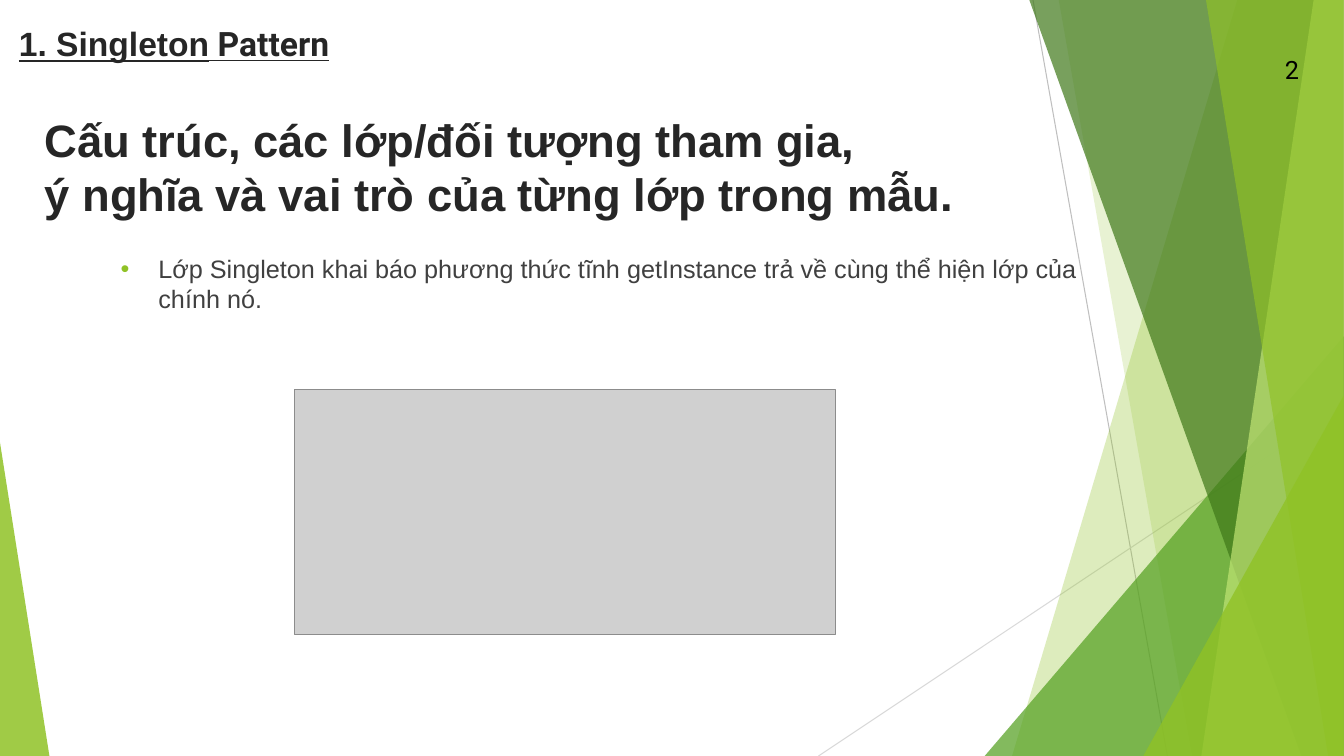
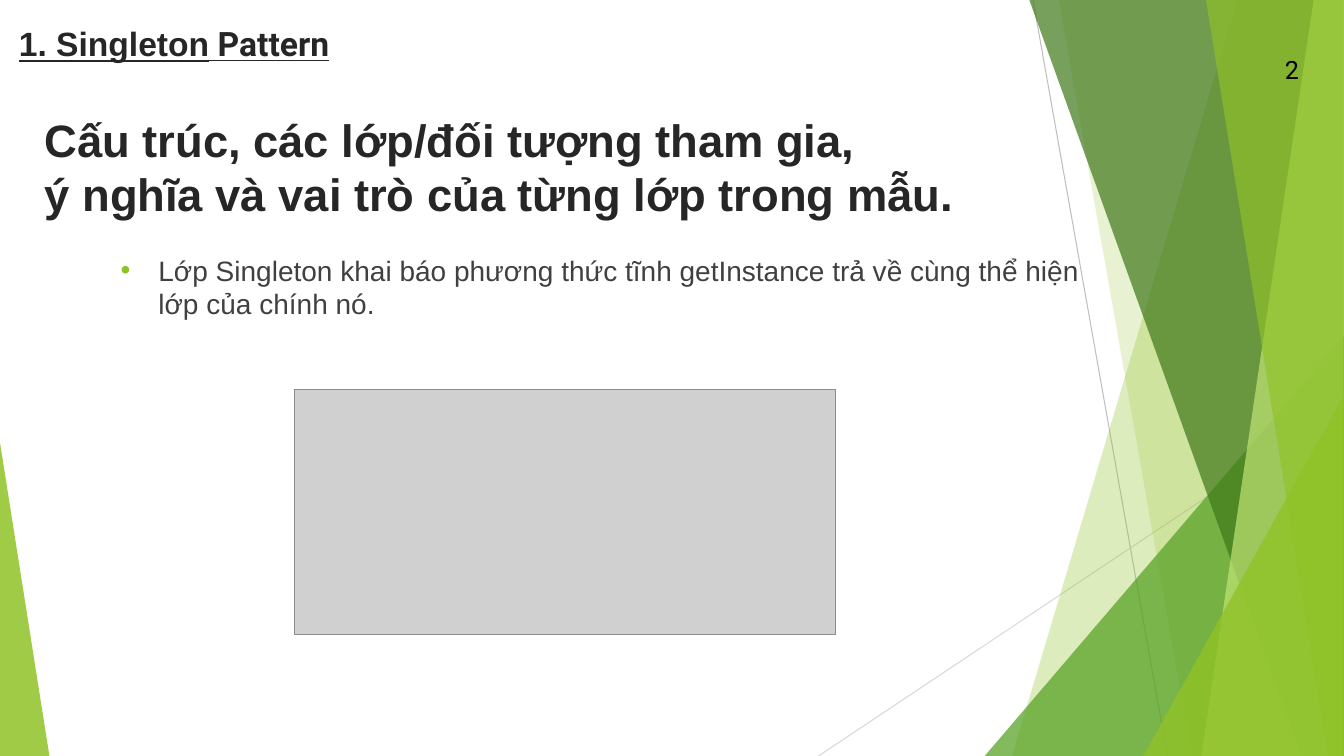
Before and after one commit to baobao98/DemoOOAD, a slide deck: slide 5 of Docs/Presentation-TKPMHDT-group04.pptx. Drawn at 1344x756 pixels with LibreOffice and Linux fonts; fonts in the diff are those of the drawing; grey boxes stand for pictures. Boxes give left, top, right and bottom in pixels: in the first picture for what was removed or moved away, otherwise in the second. Text is boxed around its words. In the diff, an @@ line names an element or a change of style, - is before the commit and + after.

```diff
--- a/Docs/Presentation-TKPMHDT-group04.pptx
+++ b/Docs/Presentation-TKPMHDT-group04.pptx
@@ text "Lớp Singleton khai báo phương ..." at <box>158,259,1078,320</box>: size 18 to 20 pt @@
```
Also in this commit, not shown: 10 other slides changed, 2 other files.
